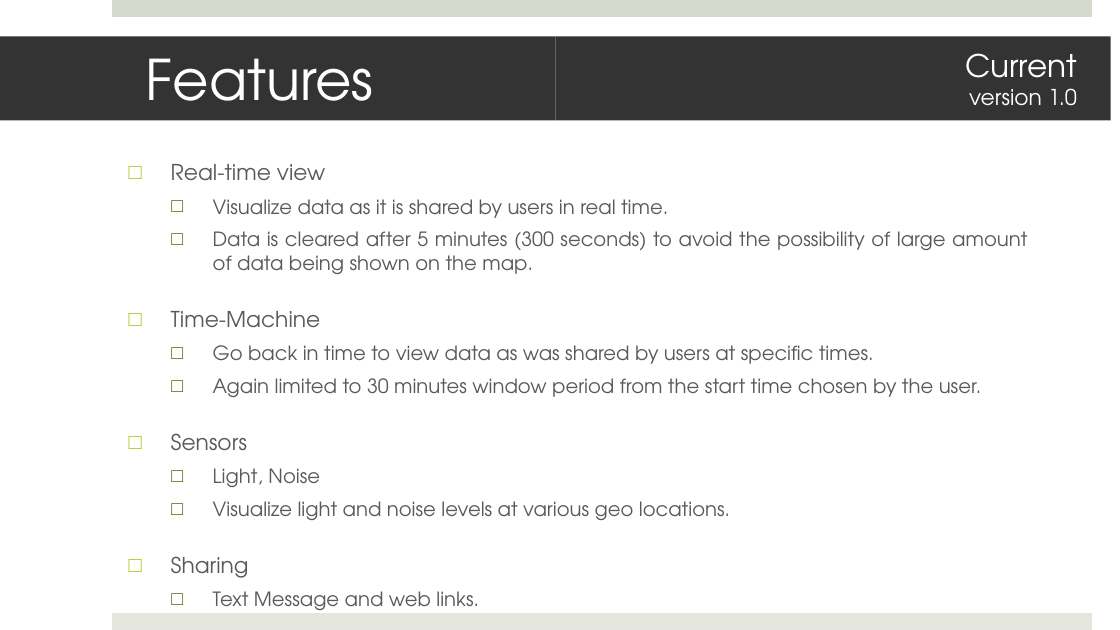
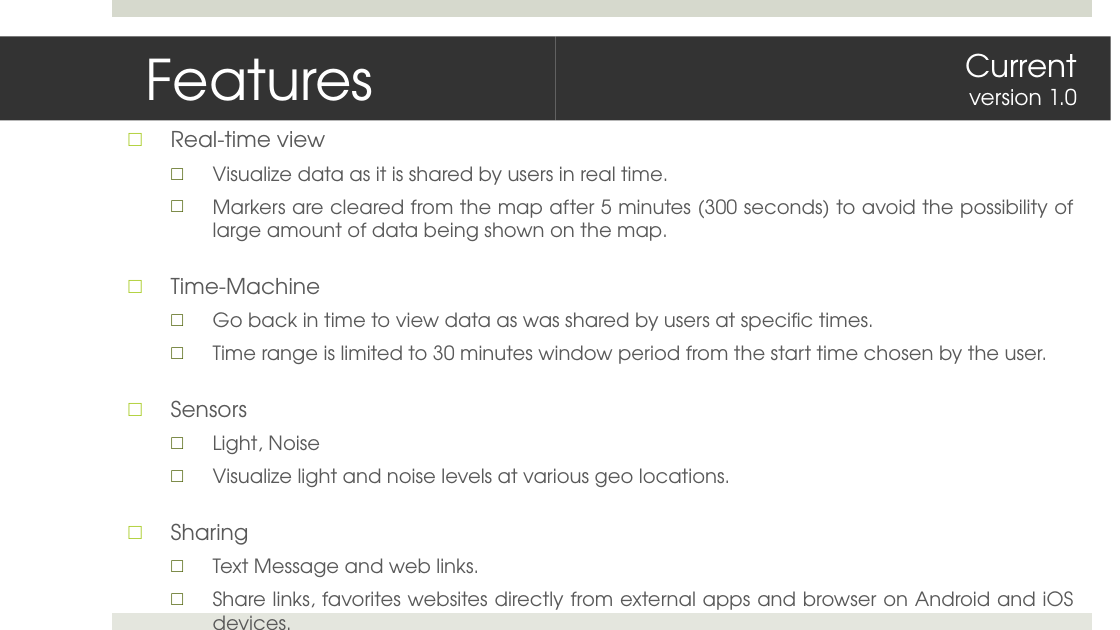
Before and after one commit to mistelip/SwarmPulse, a slide deck: slide 4 of Documents/presentation.pptx. Drawn at 1120x630 pixels with LibreOffice and Linux fonts; fonts in the diff are those of the drawing. Boxes give left, top, right and bottom in pixels: in the first picture for what was removed or moved away, otherwise in the second. Text is boxed around its words. In the diff, an @@ line names an element or a change of style, - is before the commit and + after.

```diff
--- a/Documents/presentation.pptx
+++ b/Documents/presentation.pptx
@@ text "Real-time view": place and size @@
-text "Real-time view" at <box>171,231,1027,610</box>
+text "Real-time view" at <box>171,199,1074,616</box>
@@ text at <box>213,199,1073,241</box>: text changed @@
-  □ Data is cleared after 5 minutes (300 seconds) to avoid the possibility of large amount of data being shown on the map.
+  □ Markers are cleared from the map after 5 minutes (300 seconds) to avoid the possibility of large amount of data being shown on the map.
@@ text at <box>213,345,1048,364</box>: text changed @@
-  □ Again limited to 30 minutes window period from the start time chosen by the user.
+  □ Time range is limited to 30 minutes window period from the start time chosen by the user.
@@ text at <box>213,591,1074,616</box>: paragraph added @@
+  □ Share links, favorites websites directly from external apps and browser on Android and iOS devices.
```
Also in this commit, not shown: 4 other slides changed, 3 slides added, 2 slides removed, 8 other files.
